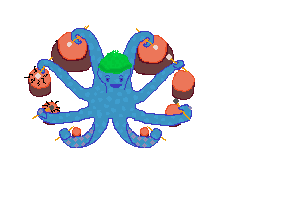
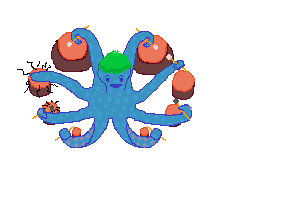
Layers edited between the first and the second 300x200 image:
painted on "arm2-1" over (17, 57, 81, 98)
